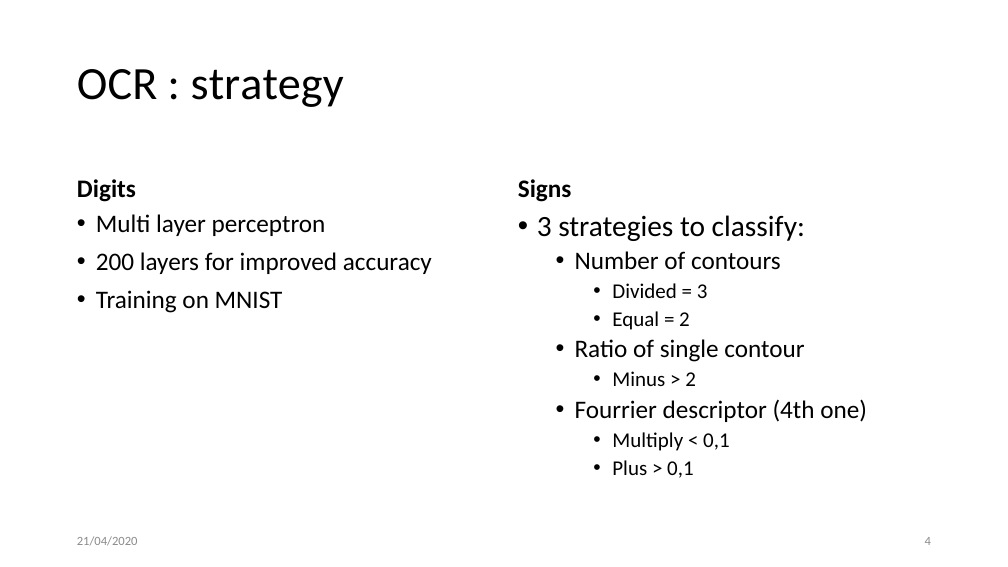
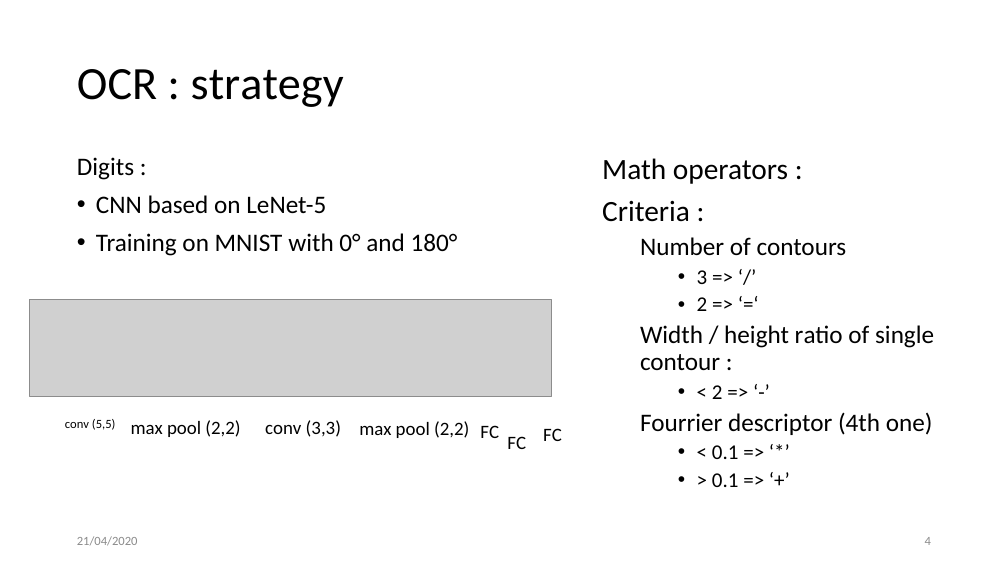
Before and after one commit to JambonSama/image_analysis_and_pattern_recognition_labs, a slide deck: slide 4 of project/presentation.pptx. Drawn at 1008x567 pixels with LibreOffice and Linux fonts; fonts in the diff are those of the drawing; grey boxes stand for pictures; background and template pictures are left out. Boxes give left, top, right and bottom in pixels: in the first picture for what was removed or moved away, otherwise in the second. Text is boxed around its words. In the diff, an @@ line names an element or a change of style, - is before the commit and + after.

Commit message:
modified : Presentation.

```diff
--- a/project/presentation.pptx
+++ b/project/presentation.pptx
@@ text at <box>77,157,458,256</box>: text changed @@
-• Multi layer perceptron
-• 200 layers for improved accuracy
-• Training on MNIST
+Digits :
+• CNN based on LeNet-5
+• Training on MNIST with 0° and 180°
@@ text removed at <box>77,179,136,202</box> @@
-Digits
@@ text removed at <box>518,179,572,202</box> @@
-Signs
@@ text "Math operators :": place and size @@
-text "Math operators :" at <box>537,215,867,478</box>
+text "Math operators :" at <box>602,158,934,487</box>
@@ text at <box>602,158,788,222</box>: text changed @@
-• 3 strategies to classify:
+Math operators :
+Criteria :
@@ text at <box>640,237,933,435</box>: bullet • to none @@
@@ picture added at <box>29,299,551,396</box> @@
@@ text at <box>640,270,934,399</box>: text changed; size 20 to 24 pt @@
-    • Divided = 3
-    • Equal = 2
-  • Ratio of single contour
-    • Minus > 2
+    • 3 => ‘/’
+    • 2 => ‘=‘
+  Width / height ratio of single contour :
+    • < 2 => ‘-’
@@ text added at <box>65,419,116,430</box>, 12 pt, text #000000 @@
+conv (5,5)
@@ text added at <box>131,420,240,437</box>, 18 pt, text #000000 @@
+max pool (2,2)
@@ text added at <box>265,420,341,437</box>, 18 pt, text #000000 @@
+conv (3,3)
@@ text added at <box>359,421,469,438</box>, 18 pt, text #000000 @@
+max pool (2,2)
@@ text added at <box>480,425,499,438</box>, 18 pt, text #000000 @@
+FC
@@ text added at <box>507,436,526,449</box>, 18 pt, text #000000 @@
+FC
@@ text added at <box>543,428,562,441</box>, 18 pt, text #000000 @@
+FC
@@ text at <box>712,445,739,487</box>: text changed @@
-    • Multiply < 0,1
-    • Plus > 0,1
+    • < 0.1 => ‘*’
+    • > 0.1 => ‘+’
```
Also in this commit, not shown: 2 other slides changed, 1 slide added, 1 slide removed.
